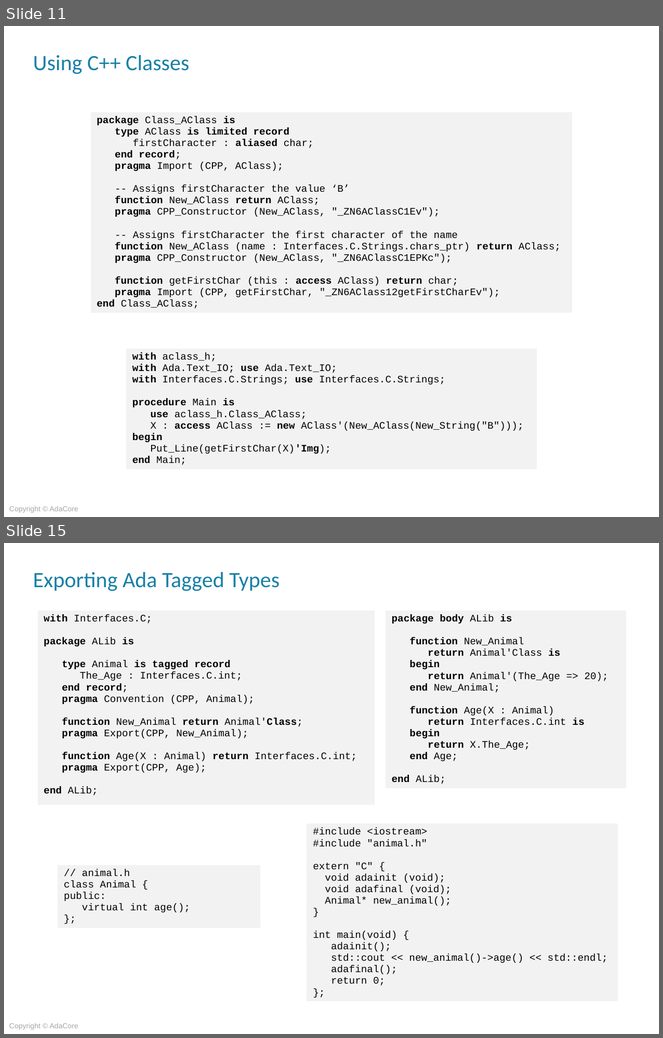
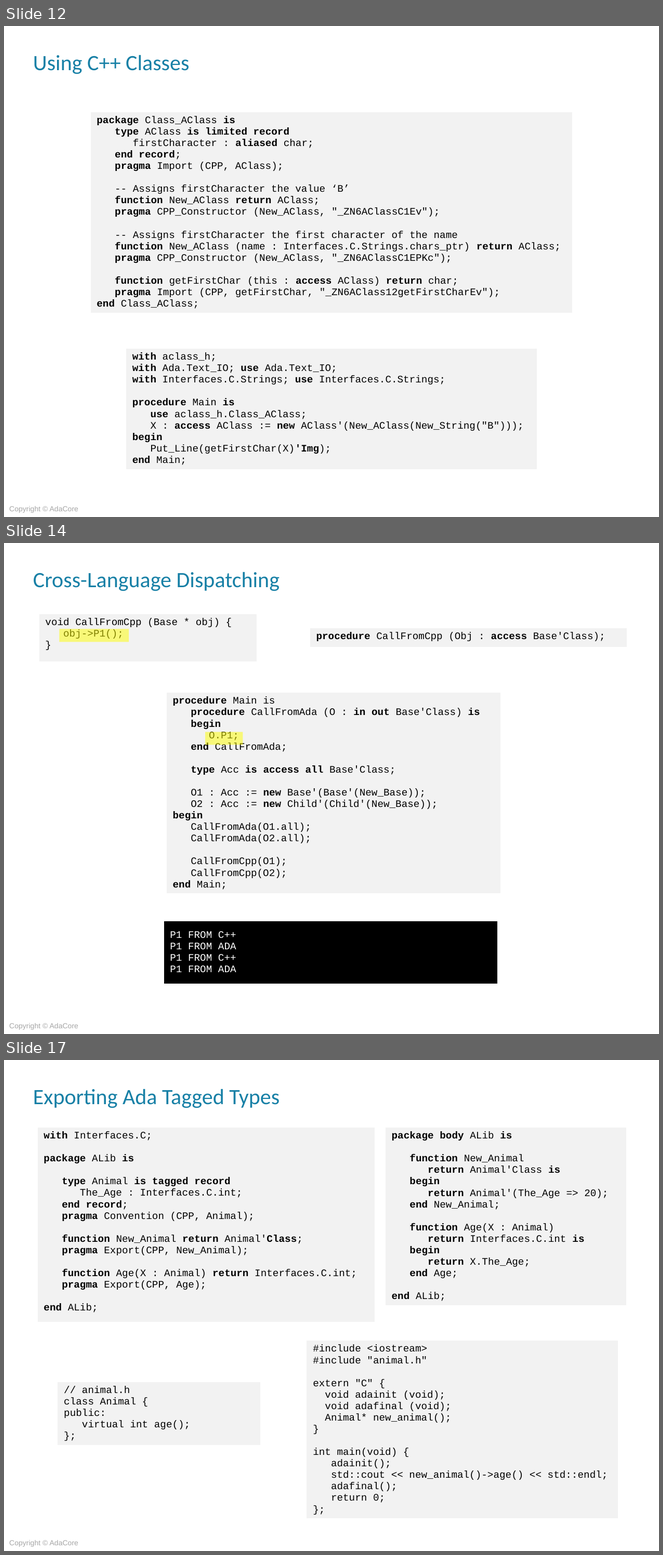
Before and after one commit to AdaCoreU/Courses, a slide deck: lectures/04_Mixed_Language_Programming_In_Ada/03_Ada_and_C++/Slides/03_Ada_and_C++.pptx. Shown one above the other, each under a label of ours: slides 11 and 15 before the commit, slides 12, 14 and 17 after it; the slides between them are not shown. The pictures are 663x1038 and 663x1555 pixels, drawn with LibreOffice and Linux fonts; fonts in the diff are those of the drawing; background and template pictures are left out. Boxes give left, top, right and bottom in pixels: in the first picture for what was removed or moved away, otherwise in the second. Text is boxed around its words. In the diff, an @@ line names an element or a change of style, - is before the commit and + after.

```diff
--- a/lectures/04_Mixed_Language_Programming_In_Ada/03_Ada_and_C++/Slides/03_Ada_and_C++.pptx
+++ b/lectures/04_Mixed_Language_Programming_In_Ada/03_Ada_and_C++/Slides/03_Ada_and_C++.pptx
@@ slide 14 added at (4, 543, 659, 1034), background picture (left out); not listed: 1 template element that a slide beside it also shows @@
@@ title added at (33, 572, 280, 591), 24 pt, text #1780A6 @@
+Cross-Language Dispatching
@@ table added at (39, 614, 257, 662), 1 rows, 1 columns @@
+void CallFromCpp (Base * obj) { / obj->P1(); / }
@@ rectangle added at (59, 629, 128, 642), fill #FFFF00 at 50% opacity @@
@@ table added at (310, 628, 627, 647), 1 rows, 1 columns @@
+procedure CallFromCpp (Obj : access Base'Class);
@@ table added at (166, 692, 501, 903), 1 rows, 1 columns @@
+procedure Main is / procedure CallFromAda (O : in out Base'Class) is / begin / O.P1; / end CallFromAda; / type Acc is access all Base'Class; / O1 : Acc := new Base'(Base'(New_Base)); / O2 : Acc := new Child'(Child'(New_Base)); / begin / CallFromAda(O1.all); / CallFromAda(O2.all); / CallFromCpp(O1); / CallFromCpp(O2); / end Main;
@@ rectangle added at (205, 732, 243, 745), fill #FFFF00 at 50% opacity @@
@@ table added at (164, 921, 499, 984), 1 rows, 1 columns @@
+P1 FROM C++ P1 FROM ADA / P1 FROM C++ / P1 FROM ADA
@@ what was slide 11 is now slide 12 @@
@@ what was slide 15 is now slide 17 @@
```
Also in this commit, not shown: 8 other slides added, 7 slides removed, 1 other file.
